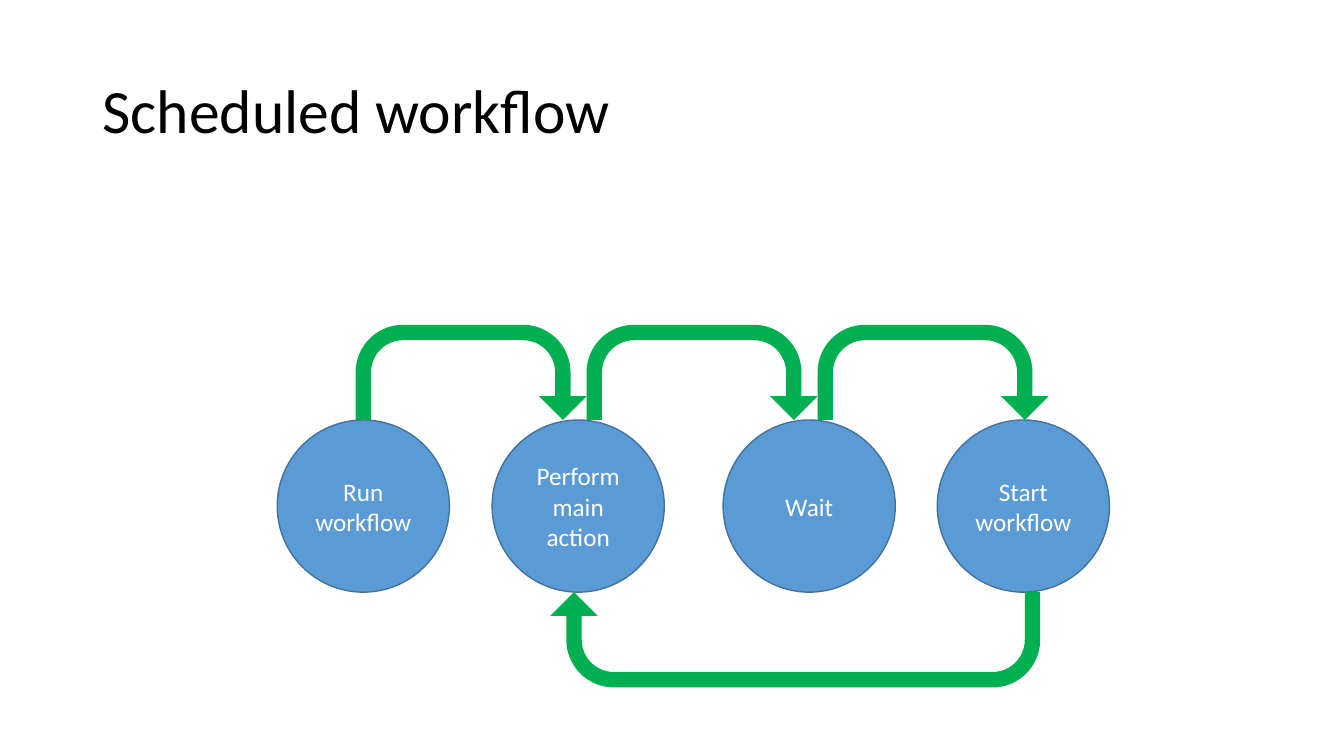
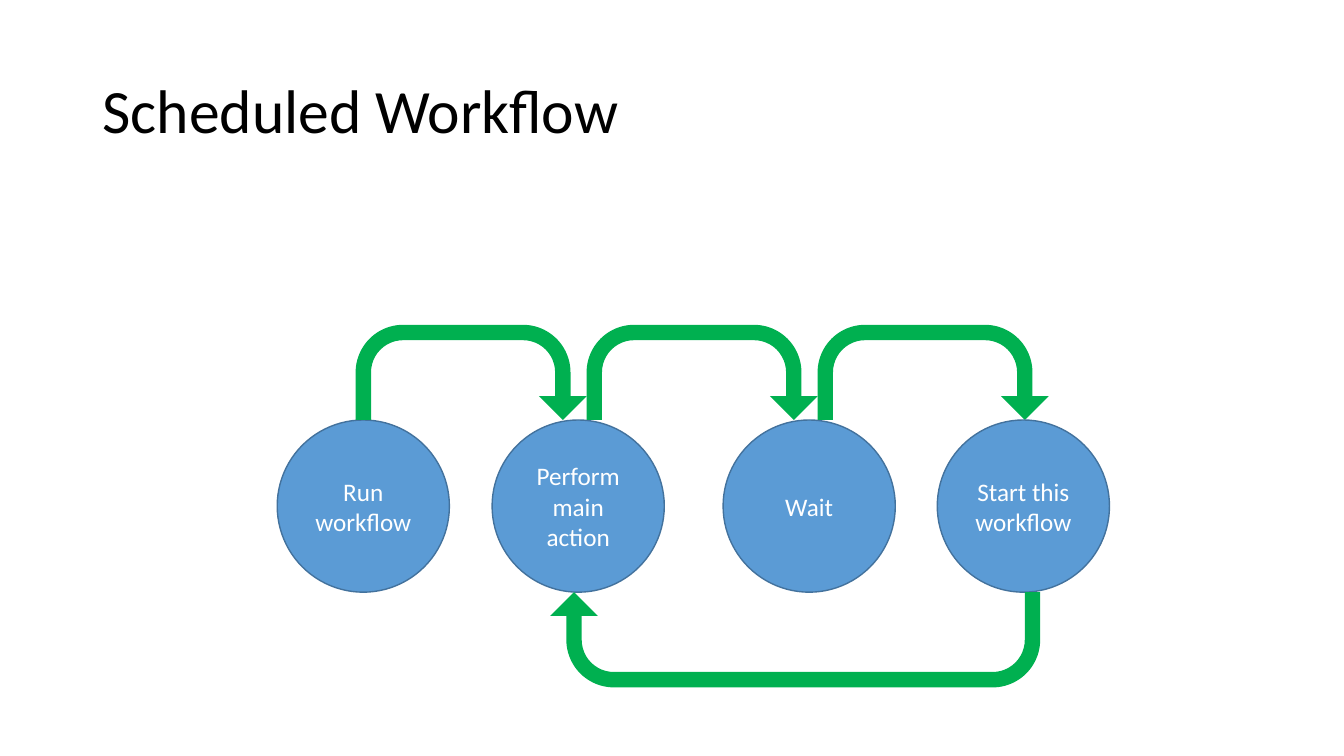
Before and after one commit to hevilhuy/Reports, a slide deck: slide 6 of Document/Report 3.pptx. Drawn at 1344x756 pixels with LibreOffice and Linux fonts; fonts in the diff are those of the drawing. Boxes give left, top, right and bottom in pixels: in the first picture for what was removed or moved away, otherwise in the second. Text is boxed around its words. In the diff, an @@ line names an element or a change of style, - is before the commit and + after.

```diff
--- a/Document/Report 3.pptx
+++ b/Document/Report 3.pptx
@@ title at [102, 90, 618, 134]: text changed @@
-Scheduled workflow
+Scheduled Workflow
@@ text in ellipse at [975, 483, 1071, 531]: text changed @@
-Start workflow
+Start this workflow
```
Also in this commit, not shown: 1 other slide changed, 10 slides added, 2 other files.
